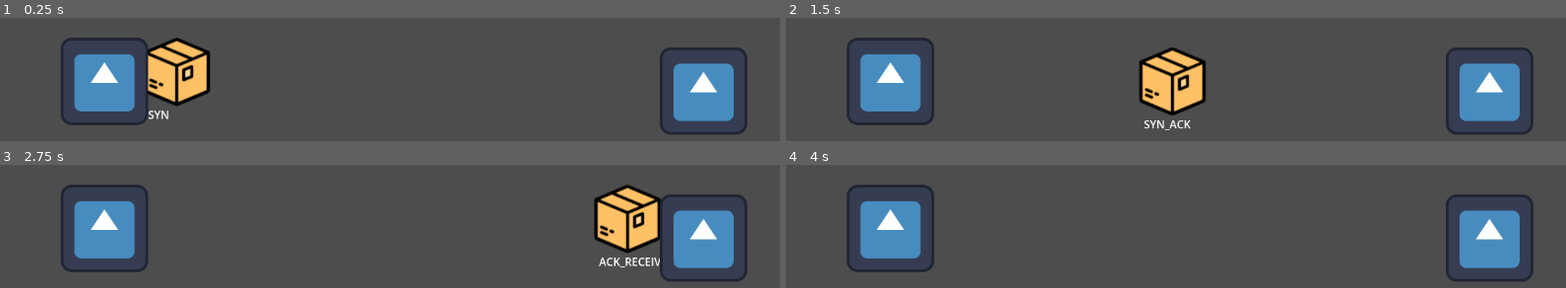
Above: before the commit, frames 1-4 (two rows, left to right).
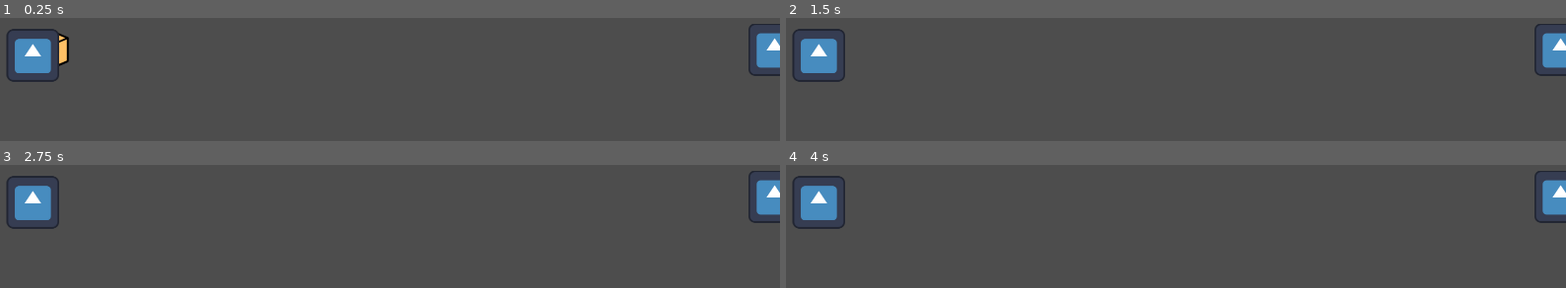
Above: after the commit, the same moments.

Repository: Tarwaft/tcp-udp
Game: Godot game, scene res://screen.tscn
Two runs of this game, one before a commit and one after it. Both use one fixed random seed, a clock stepped at 60 frames per second and the inputs below. The engine's default icon, where the game draws it, is replaced by a stand-in: a white triangle on a blue panel in a dark square.
Inputs (mouse positions are in pixels of both pictures, inside the frame that each line leads up to):
- Up to frame 1 (0.25 s): no input
- Up to frame 2 (1.5 s): move the mouse to (1347, 25) at 0.52 s; move the mouse to (1012, 69) at 1.27 s
- Up to frame 3 (2.75 s): move the mouse to (outside the picture) at 2.02 s
- Up to frame 4 (4 s): move the mouse to (1137, 283) at 2.77 s; tap Enter at 3.5 s; move the mouse to (1410, 260) at 3.52 s

The runs differ from the first frame. In frame 1, 16% of the frame differs, in the area x 0-100%, y 4-95%; in frame 2, 16%; in frame 3, 16%; in frame 4, 12%.

Commit message:
tcp complete

Diff:
--- a/area_2d.gd
+++ b/area_2d.gd
@@ -3,7 +3,9 @@
 @export var is_sender: bool = false
 @export var datapack: PackedScene
 @export var istcp:bool = true
+@export var transmissiontimer: PackedScene
 var hasverified = false
+var sequence: int = 0
 
 func _ready() -> void:
 	$TextureRect.texture = texture
@@ -20,24 +22,40 @@
 			hasverified = true
 			send(false, "SYN_ACK")
 		elif istcp and not hasverified:
-
 			send(true, "ACK_RECEIVED")
-			await get_tree().create_timer(10).timeout
+			$Timer.start()
 			hasverified = true
+		elif !is_sender:
+			send(false,"ACK",int(area.sequence))
+		else:
+			var timers = get_children()
+			for t in timers:
+				if(t.is_in_group("transmission")):
+					if(str(t.seq) == str(area.sequence)):
+						print("hi")
+						t.queue_free()
 		area.queue_free()
 		pass
-
 
 func _on_timer_timeout() -> void:
 	if istcp and !hasverified:
 		return
 	if is_sender:
-		send()
+		sequence += 1
+		send(true, " ", sequence)
 
-func send(right:bool = true, text:String = "") -> void:
+func send(right:bool = true, text:String = "", seq:int = 0) -> void:
 	var d: Area2D = datapack.instantiate()
 	d.position = position
 	d.ownername = name
 	d.text = text
 	d.go_right = right
+	if(seq != 0):
+		d.sequence = str(seq)
+	if(text == " " and is_sender):
+		var t = transmissiontimer.instantiate()
+		t.seq = sequence
+		add_child(t)
+
+
 	get_parent().add_child(d)
--- a/computer.tscn
+++ b/computer.tscn
@@ -3,6 +3,7 @@
 [ext_resource type="Script" uid="uid://6twkvf77vjni" path="res://area_2d.gd" id="1_gxl5a"]
 [ext_resource type="PackedScene" uid="uid://27hmn6uji7t4" path="res://datapack.tscn" id="2_18hgq"]
 [ext_resource type="Texture2D" uid="uid://nyqnlxk0ug53" path="res://icon.svg" id="2_gcbbq"]
+[ext_resource type="PackedScene" uid="uid://dkm58t02u373p" path="res://transmissiontimer.tscn" id="4_jr5mb"]
 
 [sub_resource type="RectangleShape2D" id="RectangleShape2D_gxl5a"]
 size = Vector2(20, 126)
@@ -11,6 +12,7 @@
 script = ExtResource("1_gxl5a")
 texture = ExtResource("2_gcbbq")
 datapack = ExtResource("2_18hgq")
+transmissiontimer = ExtResource("4_jr5mb")
 
 [node name="CollisionShape2D" type="CollisionShape2D" parent="." unique_id=349988170]
 position = Vector2(0, 53)
--- a/datapack.gd
+++ b/datapack.gd
@@ -1,12 +1,18 @@
 extends Node2D
-var speed = 900
+var speed = 400
 var ownername
 @export var go_right: bool = true
 var text
+var sequence:String
 func _physics_process(delta: float) -> void:
 	if text and $Label:
+		$sequence.text = sequence
 		$Label.text = text
 	if go_right:
 		position.x += speed * delta
 	else:
 		position.x -= speed * delta
+
+
+func _on_mouse_entered() -> void:
+	queue_free()
--- a/datapack.tscn
+++ b/datapack.tscn
@@ -4,7 +4,7 @@
 [ext_resource type="Texture2D" uid="uid://ba8gnv35cm6kh" path="res://assets/package.png" id="2_irklg"]
 
 [sub_resource type="RectangleShape2D" id="RectangleShape2D_hq3jt"]
-size = Vector2(40, 40)
+size = Vector2(104, 104)
 
 [node name="datapack" type="Area2D" unique_id=608819984 groups=["datapack"]]
 z_index = -2
@@ -19,7 +19,7 @@
 color = Color(0, 1, 0.4392157, 1)
 
 [node name="CollisionShape2D" type="CollisionShape2D" parent="." unique_id=723792162]
-position = Vector2(0, 2)
+position = Vector2(50, 49)
 shape = SubResource("RectangleShape2D_hq3jt")
 
 [node name="TextureRect" type="TextureRect" parent="." unique_id=1431963563]
@@ -30,5 +30,13 @@
 [node name="Label" type="Label" parent="." unique_id=1568804836]
 offset_left = 8.0
 offset_top = 101.0
-offset_right = 48.0
-offset_bottom = 124.0
+offset_right = 335.0
+offset_bottom = 268.0
+theme_override_font_sizes/font_size = 24
+
+[node name="sequence" type="Label" parent="." unique_id=238624746]
+offset_top = -44.0
+offset_right = 40.0
+offset_bottom = -21.0
+
+[connection signal="mouse_entered" from="." to="." method="_on_mouse_entered"]
--- a/project.godot
+++ b/project.godot
@@ -17,11 +17,15 @@
 
 [display]
 
-window/size/mode=2
+window/size/viewport_width=1920
+window/size/viewport_height=1080
+window/size/mode=3
+window/stretch/aspect="expand"
 
 [global_group]
 
 datapack=""
+transmission=""
 
 [physics]
 
--- a/screen.tscn
+++ b/screen.tscn
@@ -5,8 +5,8 @@
 [node name="Screen" type="Node2D" unique_id=1341184177]
 
 [node name="computer" parent="." unique_id=823963145 instance=ExtResource("1_vouji")]
-position = Vector2(99, 309)
+position = Vector2(33, 494)
 is_sender = true
 
-[node name="receiving computer" parent="." unique_id=1406852367 instance=ExtResource("1_vouji")]
-position = Vector2(976, 323)
+[node name="receivingcomputer" parent="." unique_id=1406852367 instance=ExtResource("1_vouji")]
+position = Vector2(1843, 480)
--- /dev/null
+++ b/transmissiontimer.gd
@@ -0,0 +1,5 @@
+extends Timer
+var seq
+@export var data:PackedScene
+func _on_timeout() -> void:
+	get_parent().send(true, " ", int(seq))
--- /dev/null
+++ b/transmissiontimer.tscn
@@ -0,0 +1,13 @@
+[gd_scene format=3 uid="uid://dkm58t02u373p"]
+
+[ext_resource type="Script" uid="uid://dqqoxnnbeso7s" path="res://transmissiontimer.gd" id="1_lrypf"]
+[ext_resource type="PackedScene" uid="uid://27hmn6uji7t4" path="res://datapack.tscn" id="2_nl52v"]
+
+[node name="transmissiontimer" type="Timer" unique_id=634768282 groups=["transmission"]]
+wait_time = 8.0
+one_shot = true
+autostart = true
+script = ExtResource("1_lrypf")
+data = ExtResource("2_nl52v")
+
+[connection signal="timeout" from="." to="." method="_on_timeout"]
Not shown, added: transmissiontimer.gd.uid
